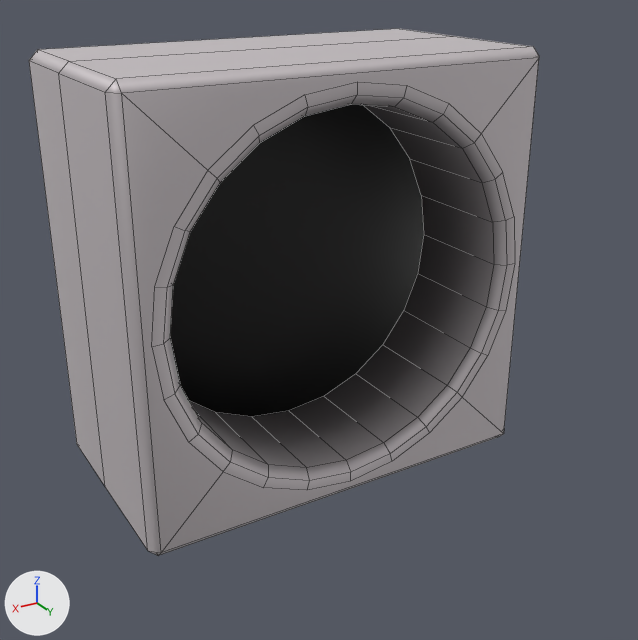
An edit to the FBX model Assets/Art/Mesh/Static/Buildings/SM_Ventilation_03.fbx, drawn before and after from the same camera.
Rendered twice from a camera (50 mm lens) standing at (1.96, 3.57, 2.43) and looking at (0.02, 0.33, 0.81). Arrows for +X, +Y and +Z are at lower left; the lights stay in place. Mesh edges are drawn as thin lines. Where no turn or scale is listed for an object, it has been applied to the vertices. Vertices at the same position are counted once.

Objects in the first picture: 'SM_Vent_03'.
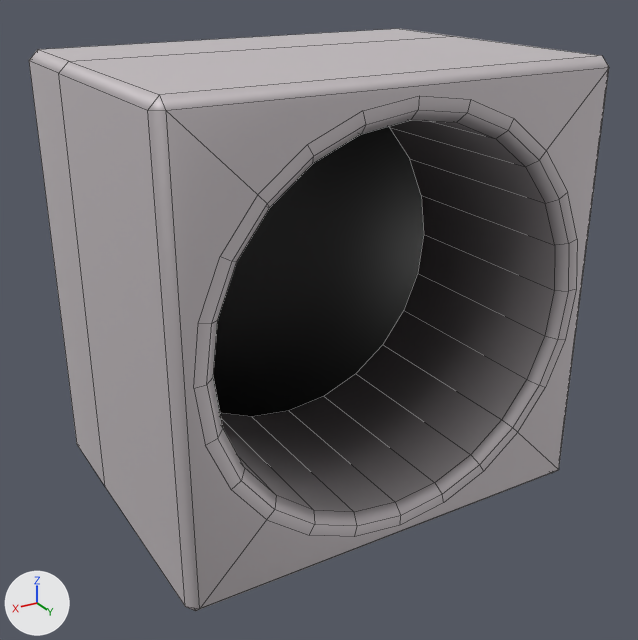
The newer file is also turned or shifted as a whole; pictures and numbers use the older file's frame.

Edits to the bpy script that builds the scene:
```text
Change me_cube_001:
    used by ob_sm_vent_03; location = (0.0, 0.6, 0.0)
    remove me_cube_001.from_pydata(...)  # 357 vertices, 311 faces; spans x -1.0..1.0, y -1.1..0.0, z 0.0..2.0
    add me_cube_001.from_pydata(...)  # 353 vertices, 305 faces; spans x -1.0..1.0, y -1.1..0.4, z 0.0..2.0
    me_cube_001 part 1
    84 vertices in x -1.0..1.0, y -0.04..0.0, z 0.0..2.0 move by (0.0, 0.4, 0.0)
```

Changed parts and their boxes (x1, y1, x2, y2) in the pictures (638 x 640 px; the box of a moved part takes in the faces that stretch with it):
'SM_Vent_03', reshaped (14% wider, 10% taller): before (29, 29, 539, 556); after (29, 29, 609, 611)
part 1 of me_cube_001, moved or reshaped: before (102, 44, 539, 556); after (102, 44, 609, 611)
